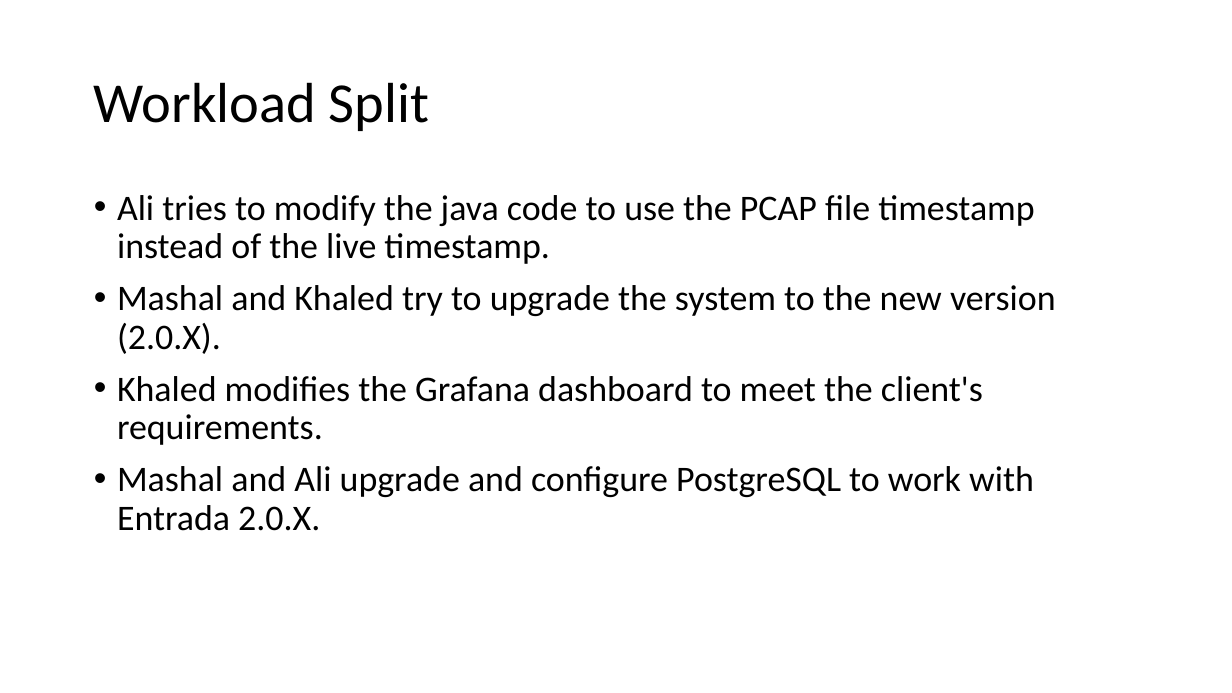
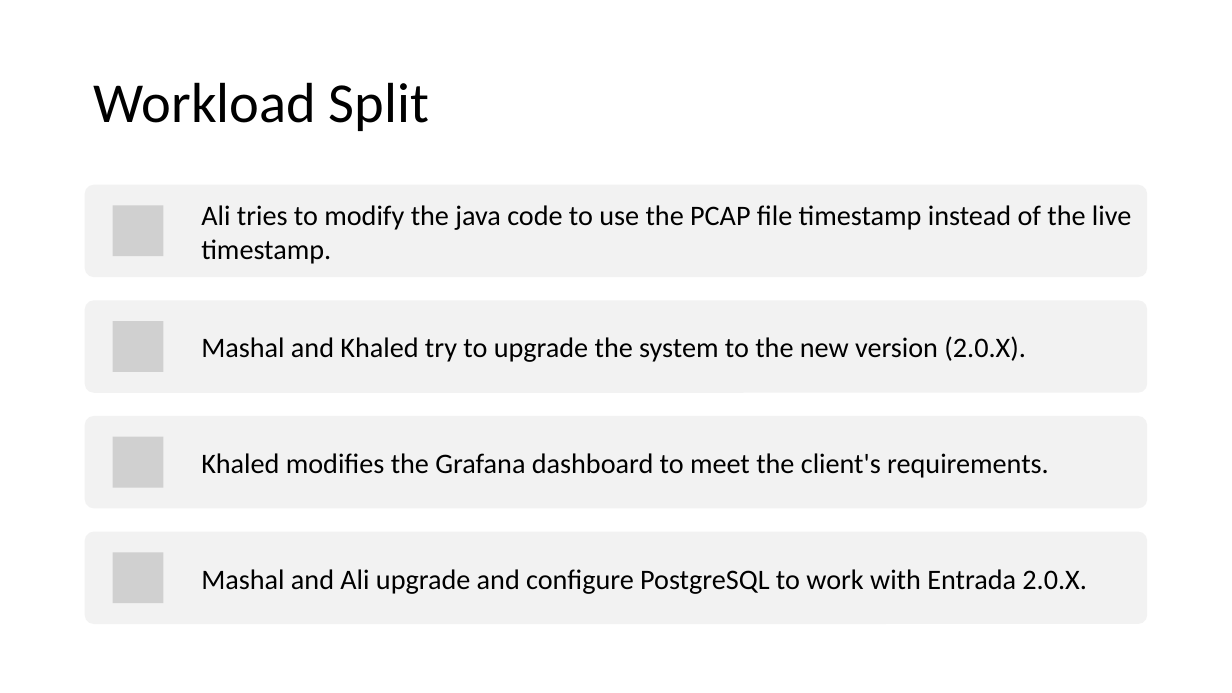
Before and after one commit to Aliii98/osoc19, a slide deck: slide 11 of OSOC-Final.pptx (slide 10 before the commit). Drawn at 1232x693 pixels with LibreOffice and Linux fonts; fonts in the diff are those of the drawing; grey boxes stand for pictures. Boxes give left, top, right and bottom in pixels: in the first picture for what was removed or moved away, otherwise in the second. Text is boxed around its words. In the diff, an @@ line names an element or a change of style, - is before the commit and + after.

```diff
--- a/OSOC-Final.pptx
+++ b/OSOC-Final.pptx
@@ text removed at bbox=[117, 195, 1056, 531] @@
-• Ali tries to modify the java code to use the PCAP file timestamp instead of the live timestamp.
-• Mashal and Khaled try to upgrade the system to the new version (2.0.X).
-• Khaled modifies the Grafana dashboard to meet the client's requirements.
-• Mashal and Ali upgrade and configure PostgreSQL to work with Entrada 2.0.X.
@@ group added at bbox=[85, 185, 1148, 624]: 4 rounded rectangles, 4 pictures, 4 texts @@
+Ali tries to modify the java code to use the PCAP file timestamp instead of the live timestamp.
+Mashal and Khaled try to upgrade the system to the new version (2.0.X).
+Khaled modifies the Grafana dashboard to meet the client's requirements.
+Mashal and Ali upgrade and configure PostgreSQL to work with Entrada 2.0.X.
```
Also in this commit, not shown: 18 other slides changed, 2 slides added.
